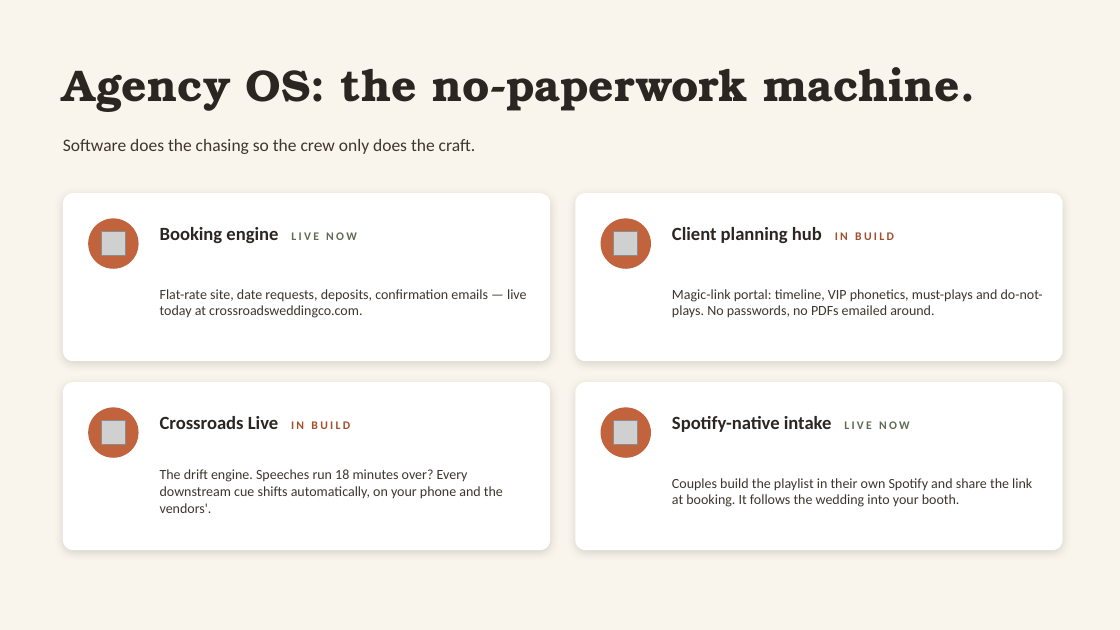
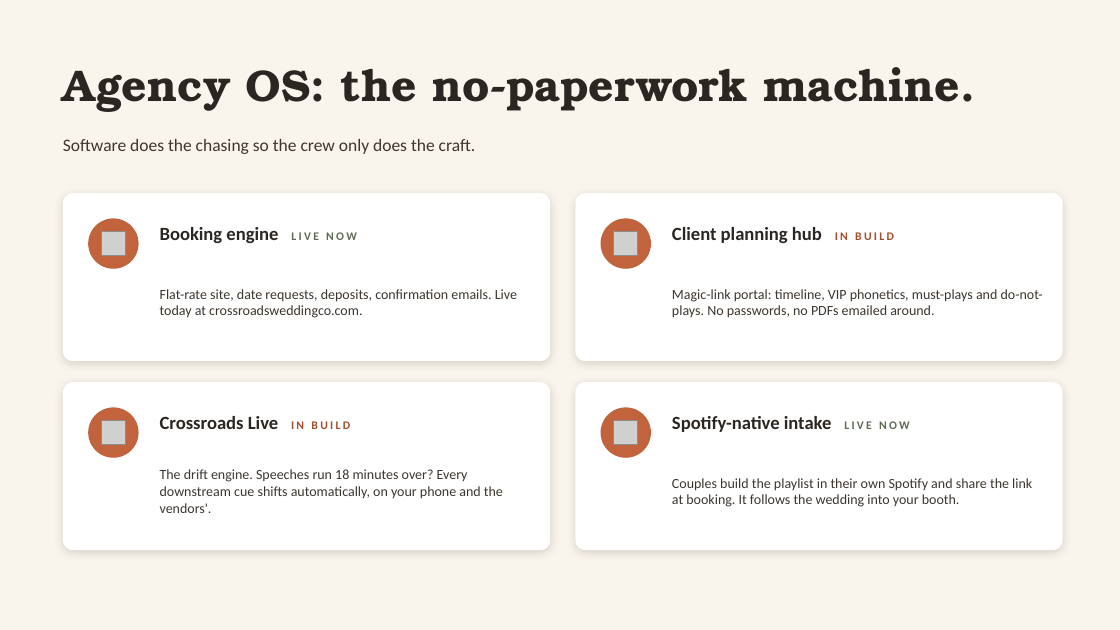
Before and after one commit to Legal-Leaf-Market/CrossroadsWeddingCo, a slide deck: slide 6 of content/partner/crossroads-partner-brief-nic.pptx. Drawn at 1120x630 pixels with LibreOffice and Linux fonts; fonts in the diff are those of the drawing; grey boxes stand for pictures. Boxes give left, top, right and bottom in pixels: in the first picture for what was removed or moved away, otherwise in the second. Text is boxed around its words. In the diff, an @@ line names an element or a change of style, - is before the commit and + after.

```diff
--- a/content/partner/crossroads-partner-brief-nic.pptx
+++ b/content/partner/crossroads-partner-brief-nic.pptx
@@ text at <box>160,289,517,318</box>: text changed @@
-Flat-rate site, date requests, deposits, confirmation emails — live today at crossroadsweddingco.com.
+Flat-rate site, date requests, deposits, confirmation emails. Live today at crossroadsweddingco.com.
```
Also in this commit, not shown: 7 other slides changed, 30 other files.
